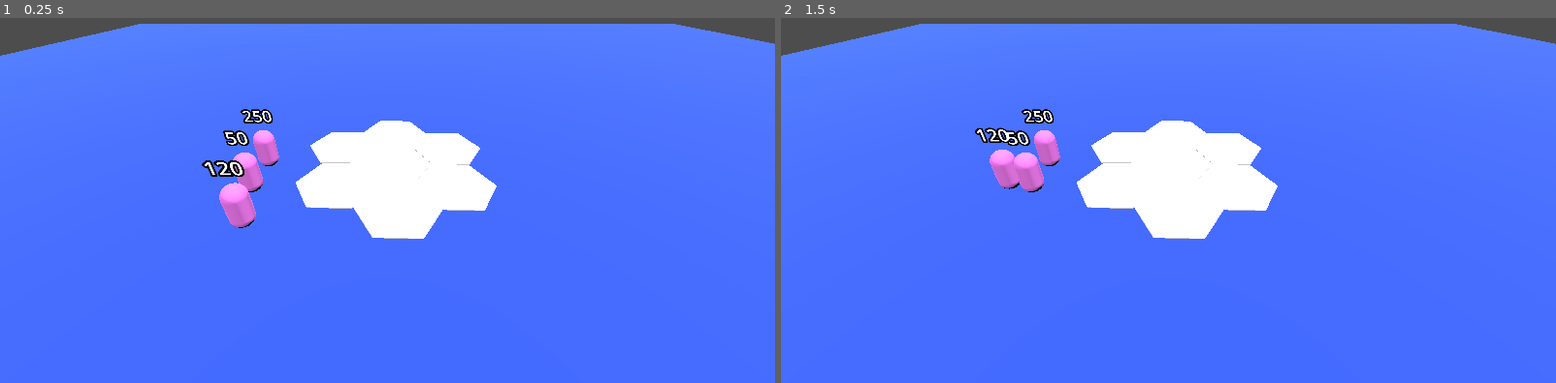
Above: before the commit, frames 1-2 (left to right).
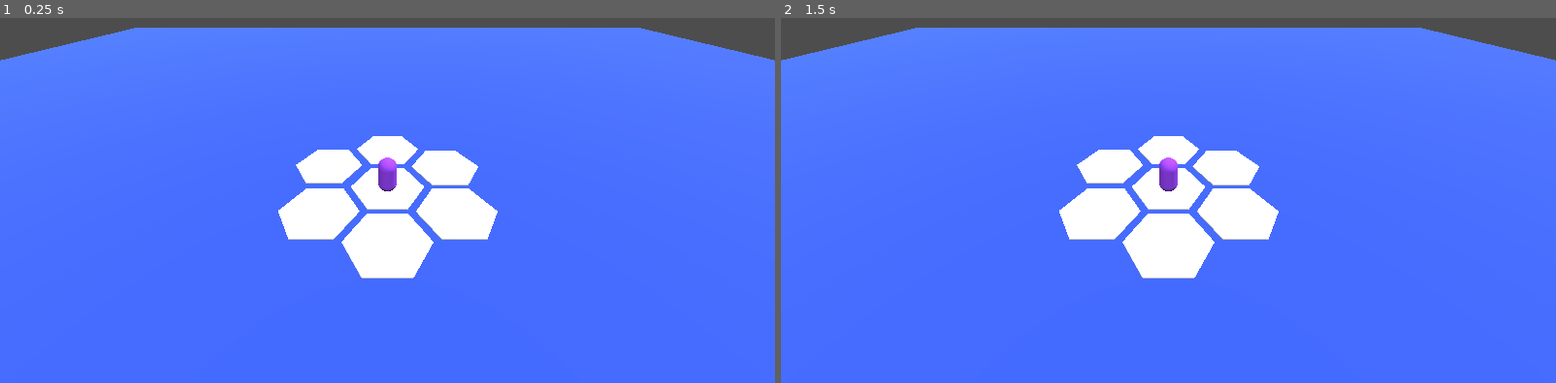
Above: after the commit, the same moments.

Repository: andrewdlanham/untitled-auto-battler
Game: Godot game, scene res://main.tscn
Same seed, same stepped clock (60 frames per second), same inputs: the game is played once before the commit and once after it.
Inputs (mouse positions are in pixels of both pictures, inside the frame that each line leads up to):
- Up to frame 1 (0.25 s): no input
- Up to frame 2 (1.5 s): tap Enter at 0.5 s; move the mouse to (1339, 142) at 0.52 s; click (1339, 142) at 0.6 s; tap Space at 1.25 s; move the mouse to (1013, 185) at 1.27 s; click (1013, 185) at 1.35 s

The runs differ from the first frame. In frame 1, 7.6% of the frame differs, in the area x 0-100%, y 1-72%; in frame 2, 7.5%.

Commit message:
Cleaned up testing scene
- Drag and drop script now drags the actual Node3D not the Area3D attached to it

Diff:
--- a/auto-battler/drag_and_drop.gd
+++ b/auto-battler/drag_and_drop.gd
@@ -23,8 +23,8 @@
 		var raycast_collision_info = get_raycast_collision_info()
 		print(raycast_collision_info)
 		if !raycast_collision_info.is_empty():
-			dragged_object = raycast_collision_info["collider"]
-			print("Dragging: " + dragged_object.get_parent().name)
+			dragged_object = raycast_collision_info["collider"].get_node("../.")
+			print("Dragging: " + dragged_object.name)
 			dragged_object_collision_shape = dragged_object.find_child("CollisionShape3D")
 			dragged_object_collision_shape.set_disabled(true)
 			raycast_collision_mask = FLOOR_MASK
--- /dev/null
+++ b/auto-battler/hex.tscn
@@ -0,0 +1,7 @@
+[gd_scene load_steps=2 format=3 uid="uid://brtlqyif7qbwc"]
+
+[ext_resource type="PackedScene" uid="uid://bua6l5ydbtl31" path="res://hex.glb" id="1_cqeoj"]
+
+[node name="Hex" type="Node3D"]
+
+[node name="hex" parent="." instance=ExtResource("1_cqeoj")]
--- a/auto-battler/main.tscn
+++ b/auto-battler/main.tscn
@@ -13,7 +13,7 @@
 
 [node name="Camera3D" type="Camera3D" parent="."]
 unique_name_in_owner = true
-transform = Transform3D(1, 0, 0, 0, 0.819152, 0.573576, 0, -0.573576, 0.819152, 0.460957, 4.42752, 5.48775)
+transform = Transform3D(1, 0, 0, 0, 0.819152, 0.573576, 0, -0.573576, 0.819152, 0, 5, 6)
 
 [node name="DirectionalLight3D" type="DirectionalLight3D" parent="."]
 transform = Transform3D(1, 0, 0, 0, 0.543687, 0.839288, 0, -0.839288, 0.543687, 0, 1.69348, 0)
@@ -24,40 +24,31 @@
 [node name="ActiveBoard" type="Node" parent="."]
 
 [node name="hex" parent="ActiveBoard" instance=ExtResource("1_ox25j")]
-transform = Transform3D(0.0306955, 0, 0.999529, 0, 1, 0, -0.999529, 0, 0.0306955, 2.10002, 0, 0.122505)
+transform = Transform3D(-4.37114e-08, 0, 1, 0, 1, 0, -1, 0, -4.37114e-08, 0, 0, 0)
 
 [node name="hex2" parent="ActiveBoard" instance=ExtResource("1_ox25j")]
-transform = Transform3D(0.0297844, 0.000755731, 0.999556, 0.0014655, 0.999999, -0.00079975, -0.999556, 0.00148868, 0.0297832, 2.17618, 1.19209e-07, -1.62226)
+transform = Transform3D(-4.37114e-08, 0, 1, 0, 1, 0, -1, 0, -4.37114e-08, 0, 0, -1.95539)
 
 [node name="hex3" parent="ActiveBoard" instance=ExtResource("1_ox25j")]
-transform = Transform3D(0.0306955, 0, 0.999529, 0, 1, 0, -0.999529, 0, 0.0306955, 0.635625, 0, -0.818435)
+transform = Transform3D(-4.37114e-08, 0, 1, 0, 1, 0, -1, 0, -4.37114e-08, 0, 0, 1.89691)
 
 [node name="hex4" parent="ActiveBoard" instance=ExtResource("1_ox25j")]
-transform = Transform3D(0.0306955, 0, 0.999529, 0, 1, 0, -0.999529, 0, 0.0306955, 0.683013, 0, -2.50168)
+transform = Transform3D(-4.37114e-08, 0, 1, 0, 1, 0, -1, 0, -4.37114e-08, -1.68564, 0, 0.938522)
 
 [node name="hex5" parent="ActiveBoard" instance=ExtResource("1_ox25j")]
-transform = Transform3D(0.0306955, 0, 0.999529, 0, 1, 0, -0.999529, 0, 0.0306955, 0.690932, -1.19209e-07, 0.903795)
+transform = Transform3D(-4.37114e-08, 0, 1, 0, 1, 0, -1, 0, -4.37114e-08, 1.69739, 0, 0.955482)
 
 [node name="hex6" parent="ActiveBoard" instance=ExtResource("1_ox25j")]
-transform = Transform3D(0.0306955, 0, 0.999529, 0, 1, 0, -0.999529, 0, 0.0306955, -0.801713, 0, 0.0519676)
+transform = Transform3D(-4.37114e-08, 0, 1, 0, 1, 0, -1, 0, -4.37114e-08, 1.72349, 0, -0.956992)
 
 [node name="hex7" parent="ActiveBoard" instance=ExtResource("1_ox25j")]
-transform = Transform3D(0.0306955, 0, 0.999529, 0, 1, 0, -0.999529, 0, 0.0306955, -0.832411, 1.19209e-07, -1.70451)
+transform = Transform3D(-4.37114e-08, 0, 1, 0, 1, 0, -1, 0, -4.37114e-08, -1.76901, 0, -1.04521)
 
 [node name="Test-unit" parent="." instance=ExtResource("2_ti2v6")]
-transform = Transform3D(1, 0, 0, 0, 1, 0, 0, 0, 1, -2.6243, 0.636779, -0.685693)
 health = 250.0
 
-[node name="Test-unit2" parent="." instance=ExtResource("2_ti2v6")]
-transform = Transform3D(1, 0, 0, 0, 1, 0, 0, 0, 1, -2.44479, 0.610261, 1.40496)
-health = 120.0
-
-[node name="Test-unit3" parent="." instance=ExtResource("2_ti2v6")]
-transform = Transform3D(1, 0, 0, 0, 1, 0, 0, 0, 1, -2.69069, 0.609445, 0.313685)
-health = 50.0
-
 [node name="Floor" parent="." instance=ExtResource("4_luv8w")]
-transform = Transform3D(5, 0, 0, 0, 5, 0, 0, 0, 5, 2.26459, -0.189333, 0.957795)
+transform = Transform3D(5, 0, 0, 0, 5, 0, 0, 0, 5, 0, -0.2, 0)
 
 [node name="TestMesh" type="MeshInstance3D" parent="."]
 visible = false
--- a/auto-battler/test-unit.tscn
+++ b/auto-battler/test-unit.tscn
@@ -5,7 +5,7 @@
 [sub_resource type="CapsuleShape3D" id="CapsuleShape3D_ammrf"]
 
 [sub_resource type="StandardMaterial3D" id="StandardMaterial3D_txxls"]
-albedo_color = Color(1, 0.498039, 1, 1)
+albedo_color = Color(0.59709, 0.247503, 0.988957, 1)
 
 [sub_resource type="CapsuleMesh" id="CapsuleMesh_1bk63"]
 material = SubResource("StandardMaterial3D_txxls")
@@ -15,19 +15,21 @@
 [node name="Test Unit" type="Node3D"]
 script = ExtResource("1_v3j0k")
 
+[node name="HealthLabel" type="Label3D" parent="."]
+transform = Transform3D(1, 0, 0, 0, 1, 0, 0, 0, 1, 0, 0.903327, 0)
+visible = false
+text = "100"
+font_size = 80
+outline_size = 30
+
 [node name="Area3D" type="Area3D" parent="."]
+transform = Transform3D(1, 0, 0, 0, 1, 0, 0, 0, 1, 0, 0.5, 0)
 collision_mask = 0
 
 [node name="CollisionShape3D" type="CollisionShape3D" parent="Area3D"]
 transform = Transform3D(0.6, 0, 0, 0, 0.6, 0, 0, 0, 0.6, 0, 0, 0)
 shape = SubResource("CapsuleShape3D_ammrf")
 
-[node name="HealthLabel" type="Label3D" parent="Area3D"]
-transform = Transform3D(1, 0, 0, 0, 1, 0, 0, 0, 1, 0, 0.903327, 0)
-text = "100"
-font_size = 80
-outline_size = 30
-
 [node name="MeshInstance3D" type="MeshInstance3D" parent="Area3D"]
 mesh = SubResource("CapsuleMesh_1bk63")
 skeleton = NodePath("../..")
--- a/auto-battler/unit.gd
+++ b/auto-battler/unit.gd
@@ -3,7 +3,8 @@
 @export var unit_name : String
 @export var health : float = 100.00
 @export var cost : int = 1
-@onready var health_label: Label3D = $Area3D/HealthLabel
+@onready var health_label: Label3D = $HealthLabel
+
 # Called when the node enters the scene tree for the first time.
 func _ready() -> void:
 	health_label.text = str(health)
